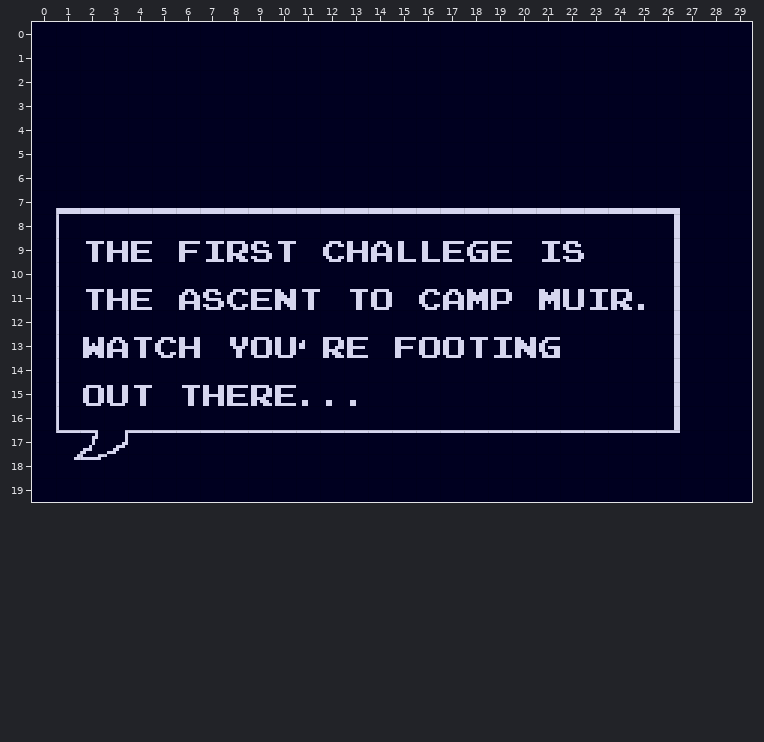
A Tiled map gets an edit: diaSeven.tmx. The picture above was drawn from the file before the commit.
Cells are 8x8 px. Shown: x 0..29, y 0..19.
Now the later version:
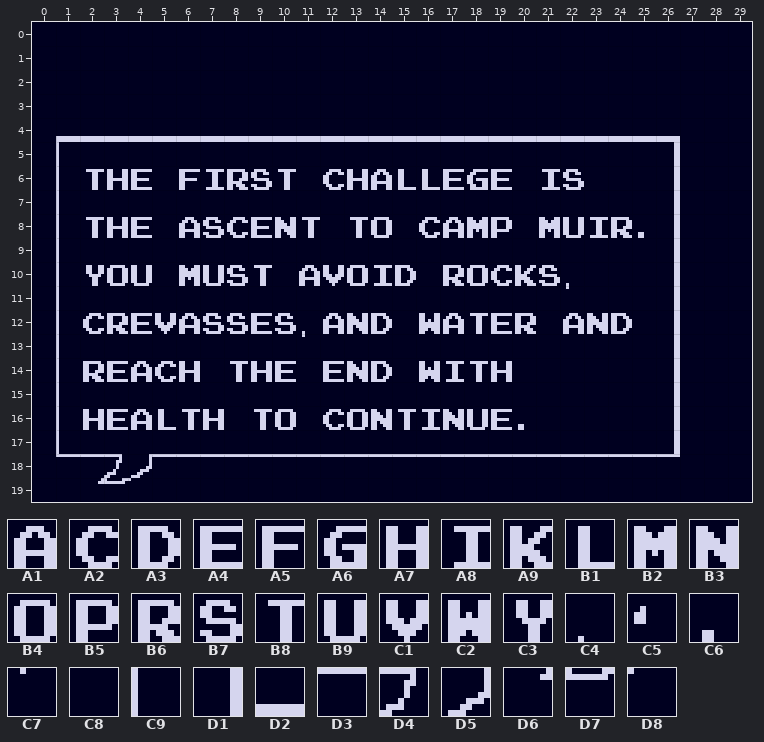
Key: from "dialogueFont": A1 96, A2 98, A3 99, A4 100, A5 101, A6 102, A7 103, A8 104, A9 106, B1 107, B2 108, B3 128, B4 129, B5 130, B6 132, B7 133, B8 134, B9 135, C1 136, C2 137, C3 139, C4 161, C5 163, C6 165, C7 193, C8 200, C9 227, D1 292, D2 296, D3 357, D4 358, D5 359, D6 389, D7 390, D8 391.
__ is an empty cell, .. an unchanged one.
Change:
--- layer "Tile Layer 1"
@@ x 1..26 @@
- 4 C8 C8 C8 C8 C8 C8 C8 C8 C8 C8 C8 C8 C8 C8 C8 C8 C8 C8 C8 C8 C8 C8 C8 C8 C8 C8
- 5 C8 .. .. .. .. .. .. .. .. .. .. .. .. .. .. .. .. .. .. .. .. .. .. .. .. C8
- 6 C8 C8 C8 C8 .. C8 C8 C8 C8 C8 .. C8 C8 C8 C8 C8 C8 C8 C8 .. C8 C8 .. .. .. C8
- 7 D2 D2 D2 D2 D2 D2 D2 D2 D2 D2 D2 D2 D2 D2 D2 D2 D2 D2 D2 D2 D2 D2 D2 D2 D2 D2
- 8 .. C8 C8 C8 .. C8 C8 C8 C8 C8 C8 .. C8 C8 .. C8 C8 C8 C8 .. C8 C8 C8 C8 C8 ..
- 9 .. B8 A7 A4 .. A5 A8 B6 B7 B8 .. A2 A7 A1 B1 B1 A4 A6 A4 .. A8 B7 .. .. .. ..
-10 .. C8 C8 C8 .. C8 C8 C8 C8 .. C8 C8 C8 C8 C8 .. C8 C8 C8 C8 C8 C8 .. .. .. ..
-11 .. B8 A7 A4 .. A1 B7 A2 A4 B3 B8 .. B8 B4 .. A2 A1 B2 B5 .. B2 B9 A8 B6 C6 ..
-12 .. C8 C8 C8 C8 C8 C8 C8 C8 C8 C8 C8 C8 C8 .. C8 C8 C8 C8 C8 .. C8 C8 C8 .. ..
-13 .. C2 A1 B8 A2 A7 .. C3 B4 B9 C5 B6 A4 .. A5 B4 B4 B8 A8 B3 A6 .. .. .. .. ..
-14 .. C8 C8 C8 C8 C8 .. C8 C8 C8 .. C8 C8 C8 .. C8 C8 C8 C8 .. .. .. .. .. .. ..
-15 .. B4 B9 B8 .. B8 A7 A4 B6 A4 C6 C6 C6 .. .. .. .. .. .. .. .. .. .. .. .. ..
-16 .. C8 C8 C8 C8 C8 C8 .. C8 C8 .. C8 C8 C8 C8 C8 C8 C8 C8 C8 .. .. .. .. .. ..
-17 D3 D4 D5 D3 D3 D3 D3 D3 D3 D3 D3 D3 D3 D3 D3 D3 D3 D3 D3 D3 D3 D3 D3 D3 D3 D3
-18 D6 D7 D8 C8 C8 C8 C8 C8 C8 C8 C8 C8 C8 C8 C8 C8 C8 C8 C8 C8 C8 C8 C8 C8 C8 C8
-19 .. C8 C8 C8 .. .. .. .. .. .. .. .. .. .. .. .. .. .. .. .. .. .. .. .. .. ..
+ 4 D2 D2 D2 D2 D2 D2 D2 D2 D2 D2 D2 D2 D2 D2 D2 D2 D2 D2 D2 D2 D2 D2 D2 D2 D2 D2
+ 5 C9 .. .. .. .. .. .. .. .. .. .. .. .. .. .. .. .. .. .. .. .. .. .. .. .. D1
+ 6 C9 B8 A7 A4 .. A5 A8 B6 B7 B8 .. A2 A7 A1 B1 B1 A4 A6 A4 .. A8 B7 .. .. .. D1
+ 7 C9 C8 C8 C8 C8 C8 C8 C8 C8 C8 C8 C8 C8 C8 C8 C8 C8 C8 C8 C8 C8 C8 C8 C8 C8 D1
+ 8 .. B8 A7 A4 .. A1 B7 A2 A4 B3 B8 .. B8 B4 .. A2 A1 B2 B5 .. B2 B9 A8 B6 C6 ..
+ 9 .. C8 C8 C8 .. C8 C8 C8 C8 C8 .. C8 C8 C8 C8 C8 C8 C8 C8 .. C8 C8 .. .. .. ..
+10 .. C3 B4 B9 .. B2 B9 B7 B8 .. A1 C1 B4 A8 A3 .. B6 B4 A2 A9 B7 C4 .. .. .. ..
+11 .. C8 C8 C8 .. C8 C8 C8 C8 C8 C8 .. C8 C8 .. C8 C8 C8 C8 .. C8 C7 C8 C8 C8 ..
+12 .. A2 B6 A4 C1 A1 B7 B7 A4 B7 C4 A1 B3 A3 .. C2 A1 B8 A4 B6 .. A1 B3 A3 .. ..
+13 .. C8 C8 C8 C8 C8 .. C8 C8 C8 C7 C8 C8 .. C8 C8 C8 C8 C8 C8 C8 .. .. .. .. ..
+14 .. B6 A4 A1 A2 A7 .. B8 A7 A4 .. A4 B3 A3 .. C2 A8 B8 A7 .. .. .. .. .. .. ..
+15 .. C8 C8 C8 .. C8 C8 C8 C8 C8 C8 C8 C8 .. .. .. .. .. .. .. .. .. .. .. .. ..
+16 .. A7 A4 A1 B1 B8 A7 .. B8 B4 .. A2 B4 B3 B8 A8 B3 B9 A4 C6 .. .. .. .. .. ..
+17 C9 C8 C8 C8 C8 C8 C8 C8 C8 C8 C8 C8 C8 C8 C8 C8 C8 C8 C8 C8 C8 C8 C8 C8 C8 D1
+18 D3 D3 D4 D5 D3 D3 D3 D3 D3 D3 D3 D3 D3 D3 D3 D3 D3 D3 D3 D3 D3 D3 D3 D3 D3 D3
+19 .. D6 D7 D8 .. .. .. .. .. .. .. .. .. .. .. .. .. .. .. .. .. .. .. .. .. ..
